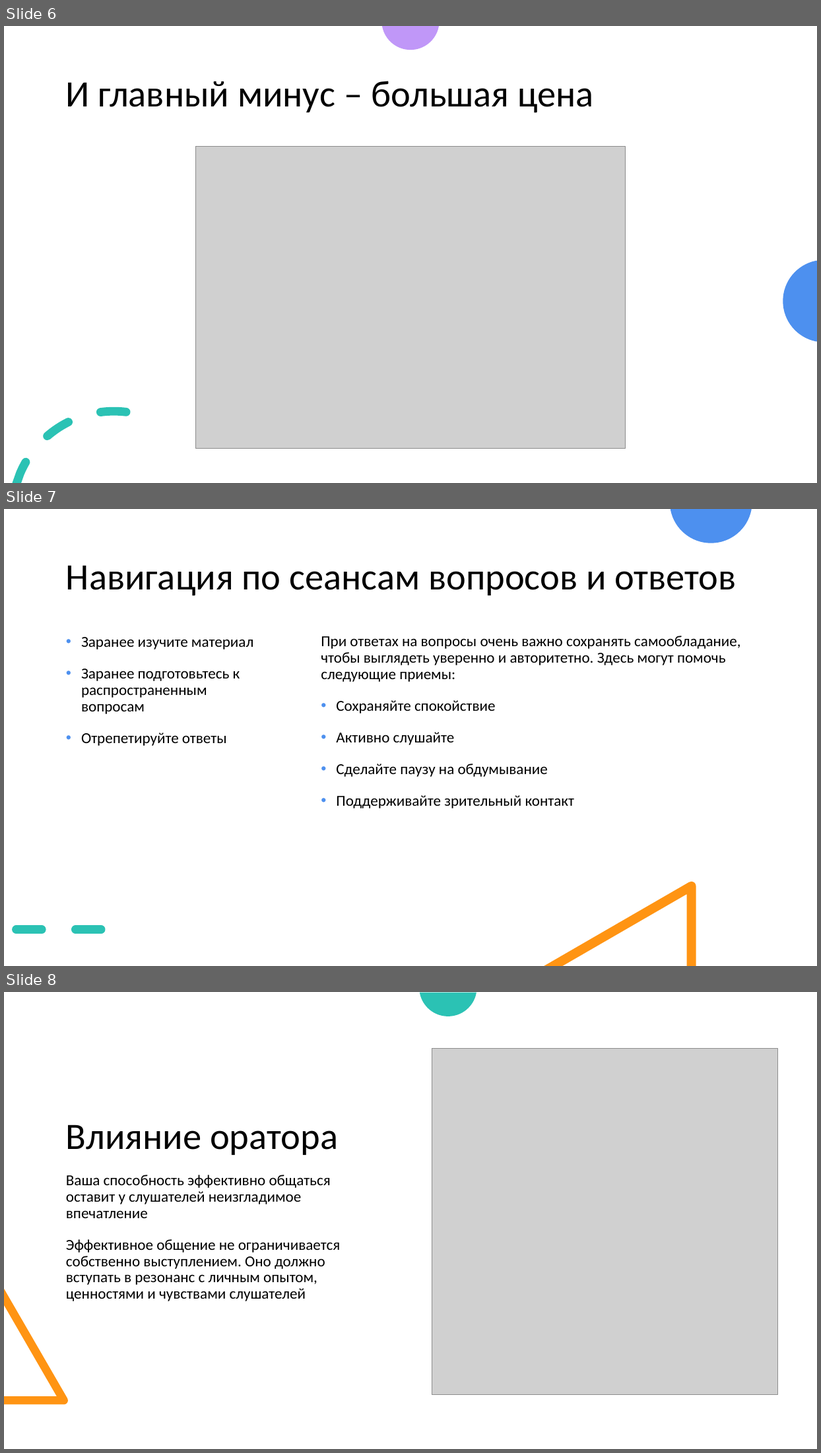
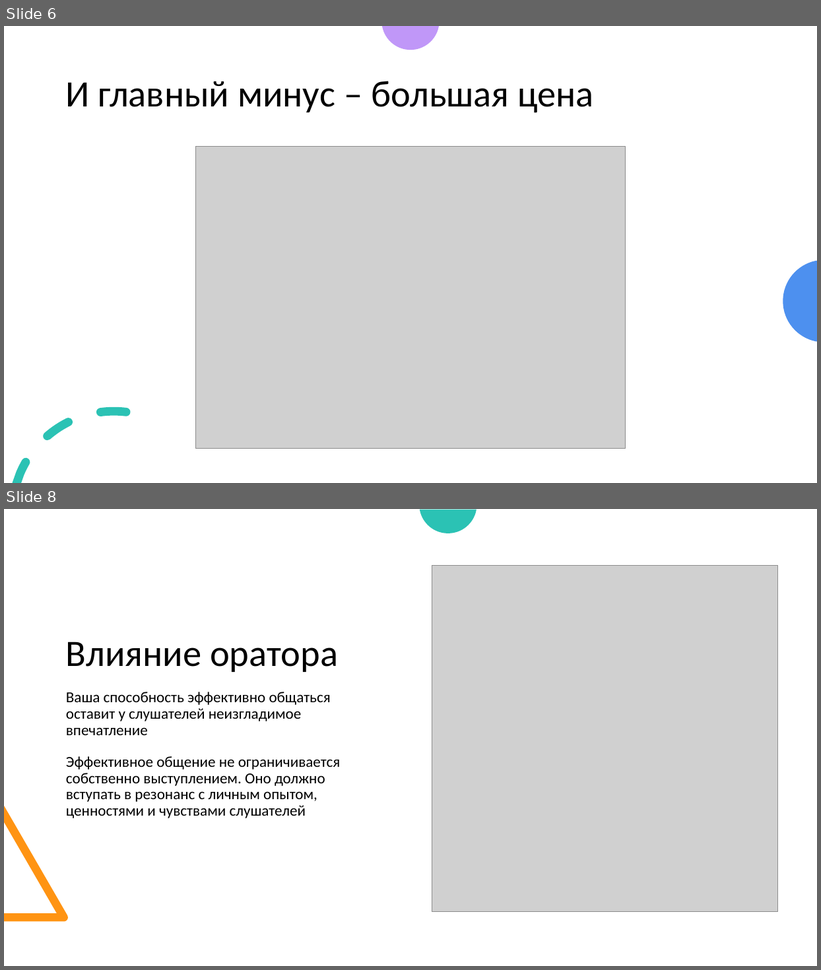
Before and after one commit to r0mbaa/Kanban-Board, a slide deck: Paperwork/РПС_Презентация_к_проекту.pptx. Shown one above the other, each under a label of ours: slides 6, 7 and 8 before the commit, slides 6 and 8 after it; the slides between them are not shown. The pictures are 821x1453 and 821x970 pixels, drawn with LibreOffice and Linux fonts; fonts in the diff are those of the drawing; grey boxes stand for pictures. Boxes give left, top, right and bottom in pixels: in the first picture for what was removed or moved away, otherwise in the second. Text is boxed around its words. In the diff, an @@ line names an element or a change of style, - is before the commit and + after.

```diff
--- a/Paperwork/РПС_Презентация_к_проекту.pptx
+++ b/Paperwork/РПС_Презентация_к_проекту.pptx
@@ slide 7 removed at [4, 509, 817, 966], background #FFFFFF @@
@@ freeform shape removed at [671, 509, 752, 543] @@
@@ title removed at [66, 565, 737, 596] @@
-Навигация по сеансам вопросов и ответов
@@ text removed at [81, 637, 253, 746] @@
-• Заранее изучите материал
-• Заранее подготовьтесь к распространенным вопросам
-• Отрепетируйте ответы
@@ text removed at [321, 636, 741, 809] @@
-При ответах на вопросы очень важно сохранять самообладание, чтобы выглядеть уверенно и авторитетно. Здесь могут помочь следующие приемы:
-  • Сохраняйте спокойствие
-  • Активно слушайте
-  • Сделайте паузу на обдумывание
-  • Поддерживайте зрительный контакт
@@ freeform shape removed at [545, 882, 696, 966] @@
@@ line removed from (16, 930) to (123, 930) @@
```
Also in this commit, not shown: 1 slide added.
